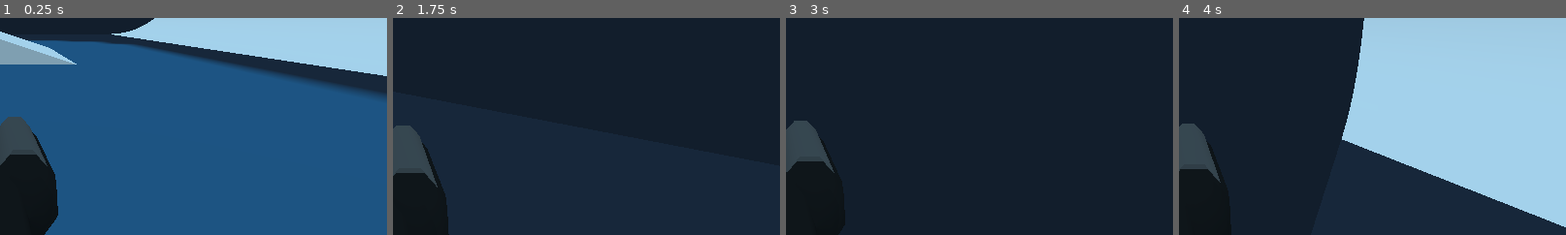
Above: before the commit, frames 1-4 (left to right).
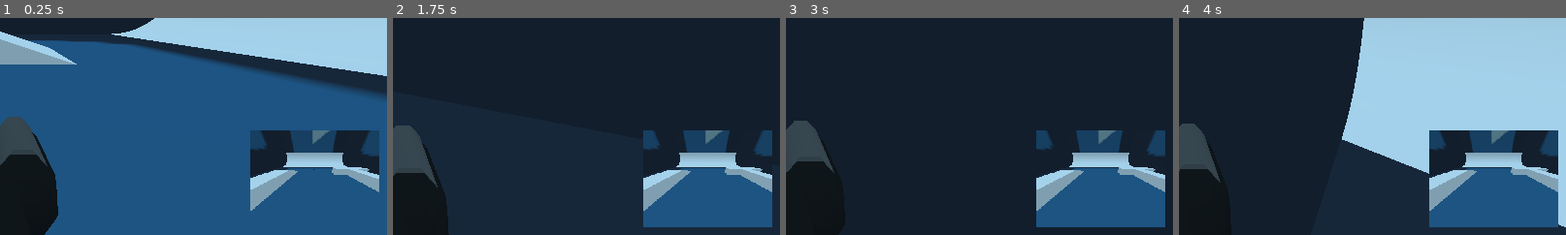
Above: after the commit, the same moments.

Repository: Shfty/hyper-shooting-2
Game: Godot game, scene res://Scenes/Maps/Scene.tscn
Two runs of this game, one before a commit and one after it. Both use one fixed random seed, a clock stepped at 60 frames per second and the inputs below. The engine's default icon, where the game draws it, is replaced by a stand-in: a white triangle on a blue panel in a dark square.
Inputs (mouse positions are % of the whole screen's width and height, from its top left):
- Up to frame 1 (0.25 s): no input
- Up to frame 2 (1.75 s): tap Enter at 0.5 s; move the mouse to (55, 50) at 0.52 s; hold Shift (crouch) 0.53-1.28 s; hold E (move_forward) from 0.53 s (still down); tap Space (jump) at 0.77, 1.52 s; move the mouse to (45, 50) at 1.27 s; right-click (45, 50) at 1.35 s
- Up to frame 3 (3 s): keep holding E (move_forward); move the mouse to (52, 48) at 2.02 s; hold Shift (crouch) 2.03-2.78 s; tap Space (jump) at 2.75 s; move the mouse to (49, 52) at 2.77 s; right-click (49, 52) at 2.85 s
- Up to frame 4 (4 s): keep holding E (move_forward); tap Space (jump) at 3.02, 3.77 s; move the mouse to (57, 51) at 3.52 s; hold Shift (crouch) from 3.53 s (still down)
The pictures show only the part of the screen within x 50-100%, y 50-100%; the shares and areas given below are measured in that part.

The runs differ from the first frame. In frame 1, 7.8% of the frame differs, in the area x 64-98%, y 51-89%; in frame 2, 12%; in frame 3, 12%; in frame 4, 14%, in the area x 64-98%, y 51-97%.

Commit message:
Move external camera into UI viewport

Diff:
--- a/Scenes/Maps/Scene.tscn
+++ b/Scenes/Maps/Scene.tscn
@@ -14,12 +14,6 @@
 albedo_texture = ExtResource( 2 )
 
 [node name="Spatial" type="Spatial"]
-
-[node name="Camera" type="Camera" parent="."]
-transform = Transform( -4.37114e-008, 0.458829, -0.888524, 0, 0.888524, 0.458829, 1, 2.00561e-008, -3.88386e-008, -343.509, 126.064, -7.19492 )
-fov = 100.0
-near = 1.0
-far = 8192.0
 
 [node name="Player" parent="." instance=ExtResource( 1 )]
 transform = Transform( 1, 0, 0, 0, 1, 0, 0, 0, 1, 0, 28, 0 )
@@ -110,3 +104,16 @@
 
 [node name="MarginContainer" parent="." instance=ExtResource( 3 )]
 player_node = NodePath("../Player")
+
+[node name="ViewportContainer" type="ViewportContainer" parent="MarginContainer"]
+size_flags_horizontal = 8
+size_flags_vertical = 8
+
+[node name="Viewport" type="Viewport" parent="MarginContainer/ViewportContainer"]
+size = Vector2( 320, 240 )
+
+[node name="Camera" type="Camera" parent="MarginContainer/ViewportContainer/Viewport"]
+transform = Transform( -4.37114e-008, 0.458829, -0.888524, 0, 0.888524, 0.458829, 1, 2.00561e-008, -3.88386e-008, -343.509, 126.064, -7.19492 )
+fov = 100.0
+near = 1.0
+far = 8192.0
